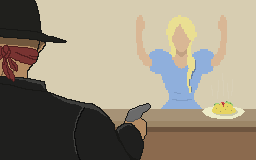
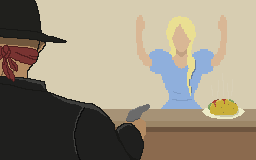
The second (256, 160) image is a revision of the first. Changes to its layers:
added layer "stor taco" above "taco på tallrik" over [208, 99, 238, 115]
painted on "taco på tallrik" over [215, 109, 239, 117]
painted on "revolver" over [125, 103, 151, 121]
painted on "hand" over [124, 117, 147, 140]
painted on "stor kvinna" over [166, 15, 197, 96]
